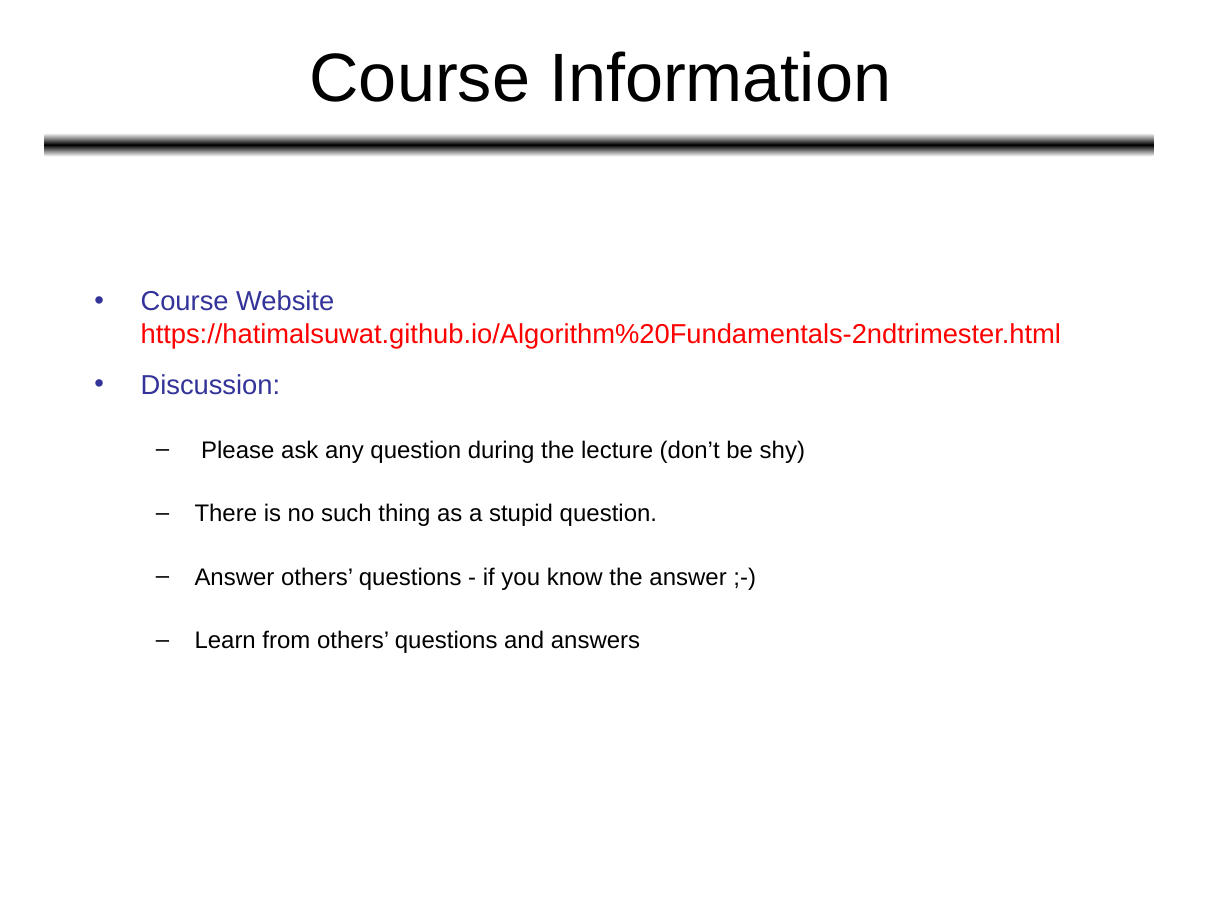
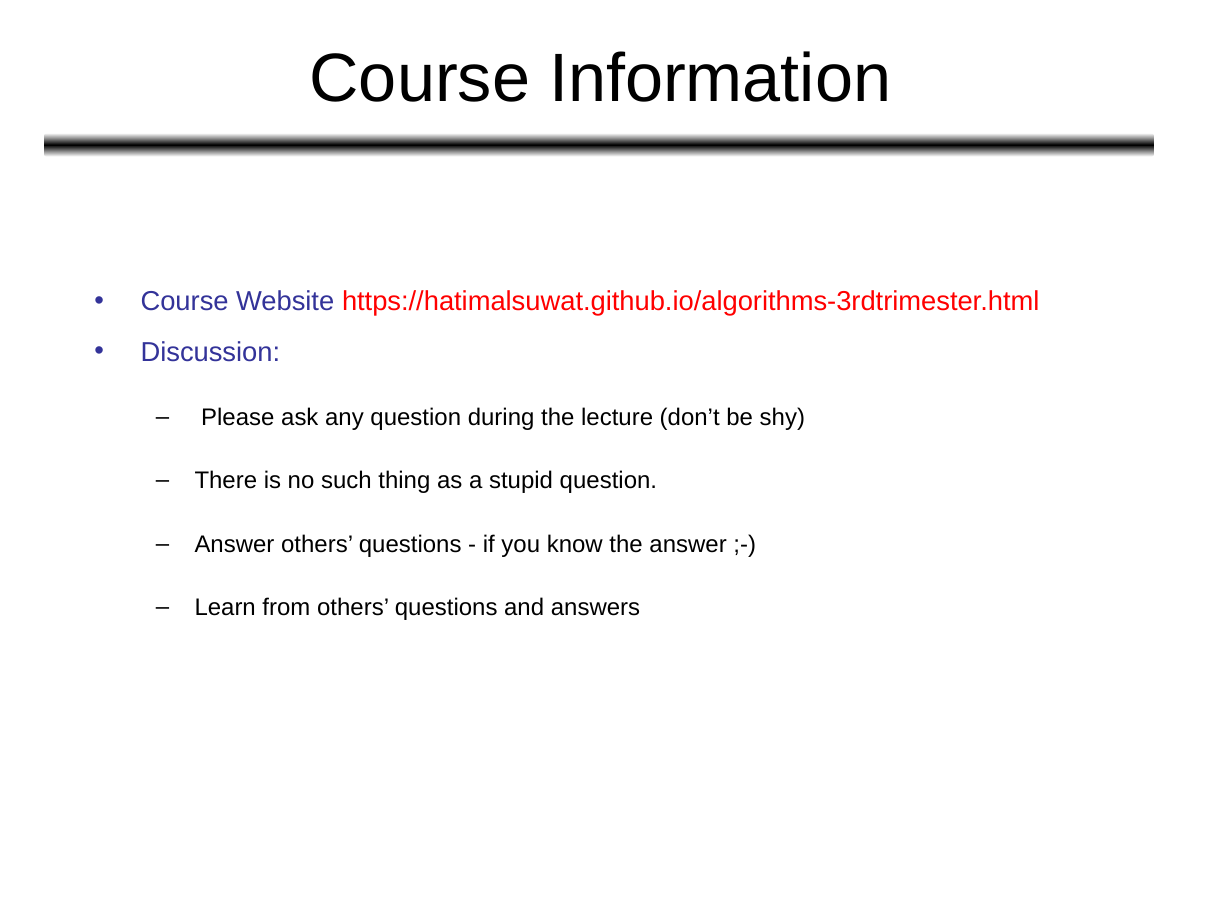
Before and after one commit to HatimAlsuwat/HatimAlsuwat.github.io, a slide deck: slide 3 of algorithms/Lecture 1.ppt. Drawn at 1232x924 pixels with LibreOffice and Linux fonts; fonts in the diff are those of the drawing. Boxes give left, top, right and bottom in pixels: in the first picture for what was removed or moved away, otherwise in the second. Text is boxed around its words. In the diff, an @@ line names an element or a change of style, - is before the commit and + after.

```diff
--- a/algorithms/Lecture 1.ppt
+++ b/algorithms/Lecture 1.ppt
@@ text at <box>141,290,1039,316</box>: text changed @@
-• Course Website https://hatimalsuwat.github.io/Algorithm%20Fundamentals-2ndtrimester.html
+• Course Website https://hatimalsuwat.github.io/algorithms-3rdtrimester.html
```
Also in this commit, not shown: 2 other slides changed, 1 other file.
